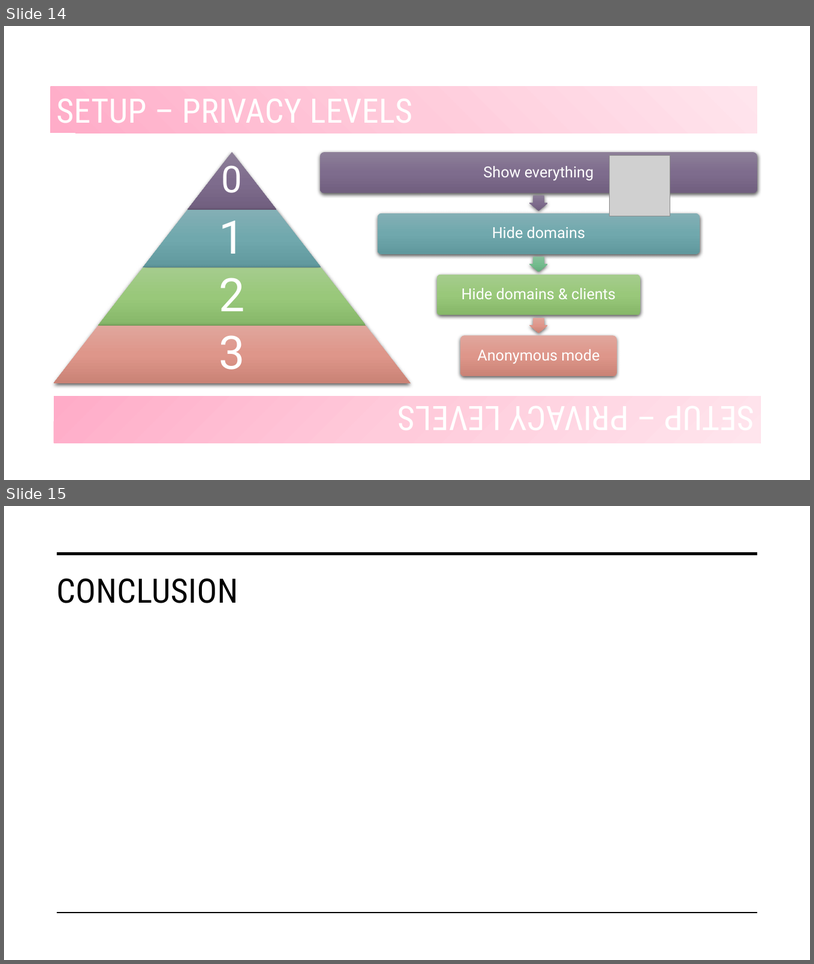
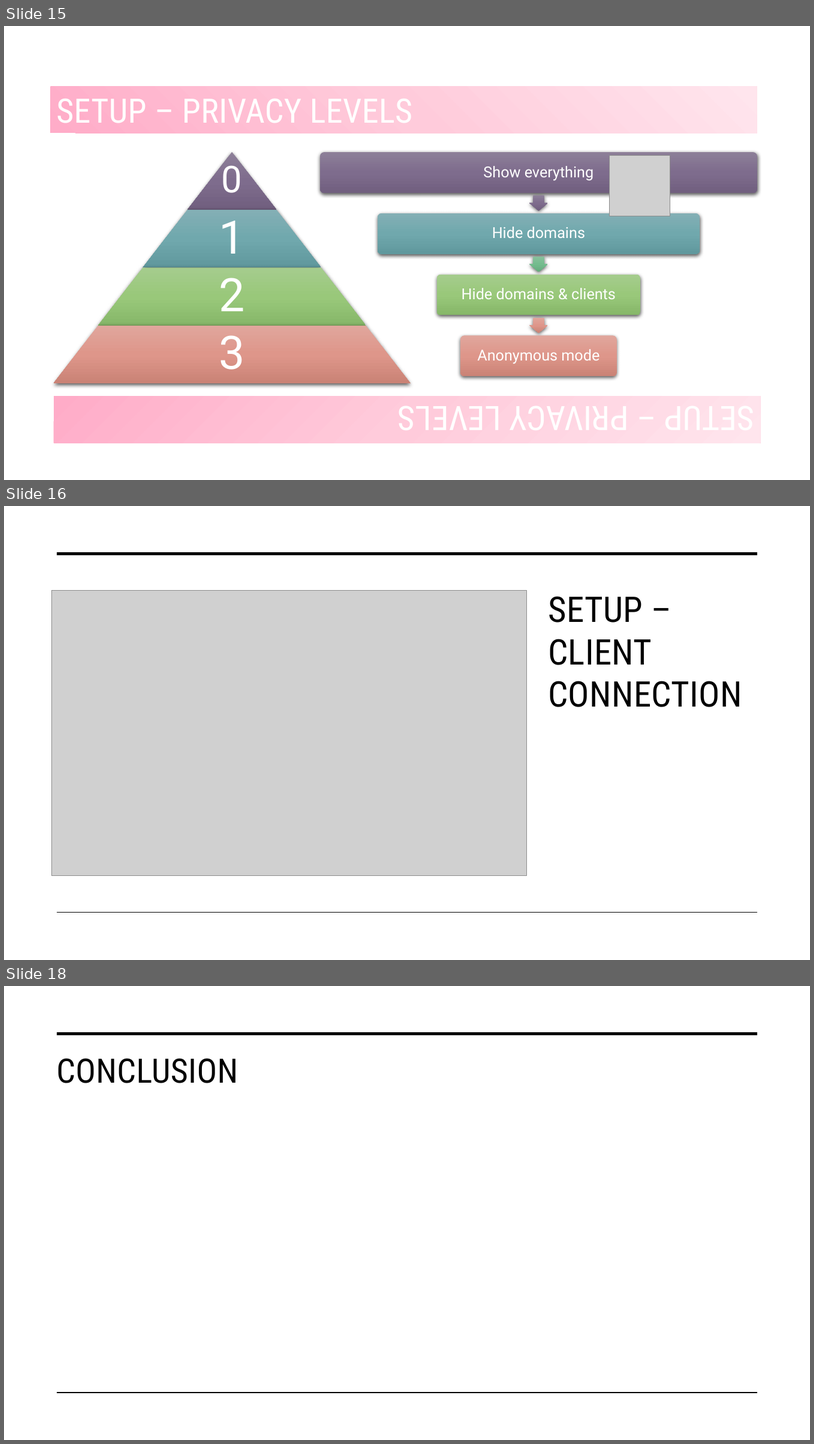
Before and after one commit to fadwa2208/PiHoleProject, a slide deck: PiHole.pptx. Shown one above the other, each under a label of ours: slides 14 and 15 before the commit, slides 15, 16 and 18 after it; the slides between them are not shown. The pictures are 814x964 and 814x1444 pixels, drawn with LibreOffice and Linux fonts; fonts in the diff are those of the drawing; grey boxes stand for pictures. Boxes give left, top, right and bottom in pixels: in the first picture for what was removed or moved away, otherwise in the second. Text is boxed around its words. In the diff, an @@ line names an element or a change of style, - is before the commit and + after.

```diff
--- a/PiHole.pptx
+++ b/PiHole.pptx
@@ slide 16 added at bbox=[4, 506, 810, 960], background #FFFFFF @@
@@ line added from (57, 554) to (758, 554), #000000 3.5 pt @@
@@ picture added at bbox=[52, 591, 527, 876] @@
@@ title added at bbox=[548, 596, 743, 707], 42 pt, text #000000 @@
+SETUP – CLIENT CONNECTION
@@ line added from (57, 912) to (758, 912), #000000 1 pt @@
@@ what was slide 14 is now slide 15 @@
@@ what was slide 15 is now slide 18 @@
```
Also in this commit, not shown: 4 slides changed, 3 other slides added, 1 slide removed, 3 other files.
